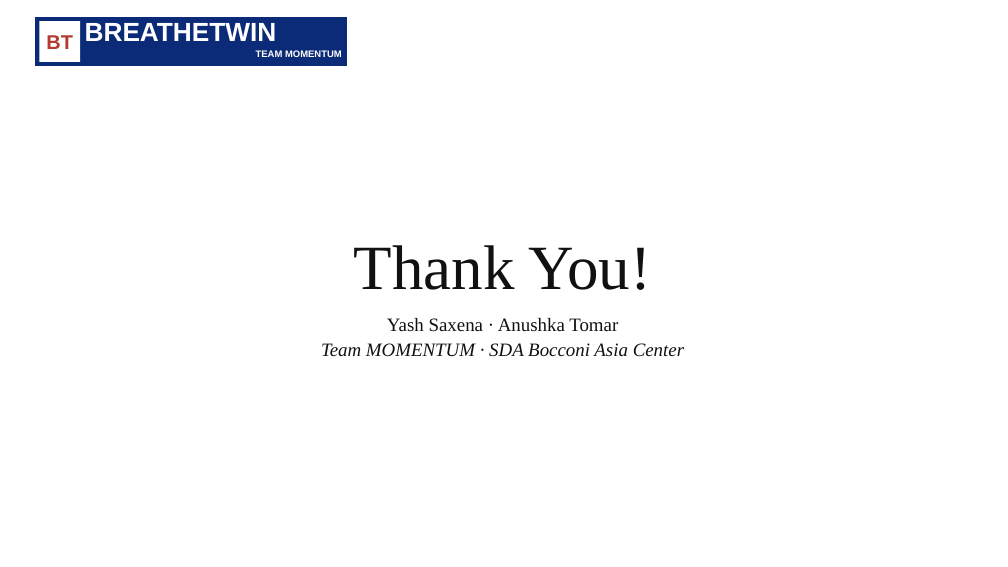
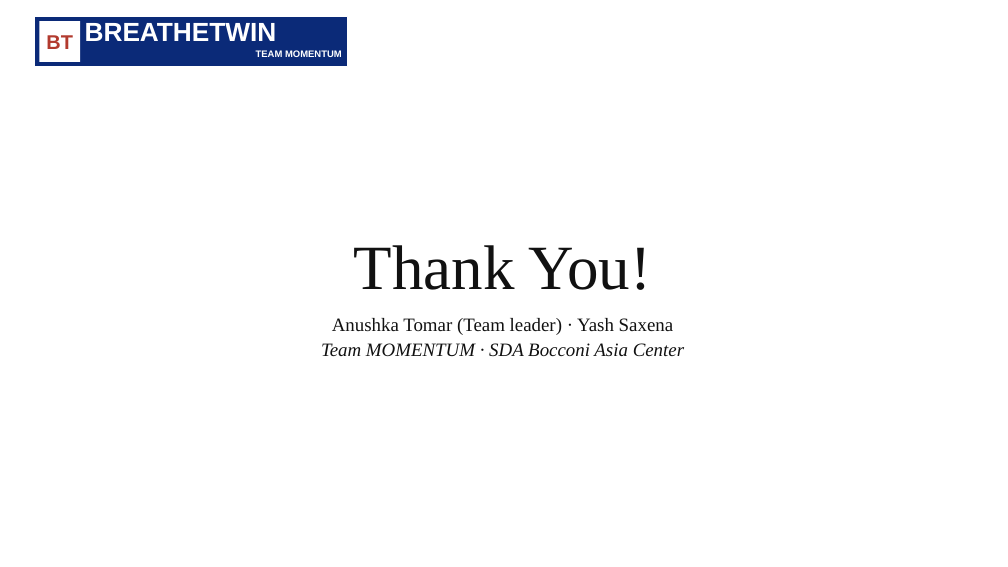
Before and after one commit to yashsaxena1220-lgtm/MOMENTUM_SDA-Bocconi-Asia-Center, a slide deck: slide 14 of docs/BreatheTwin_presentation.pptx. Drawn at 1008x567 pixels with LibreOffice and Linux fonts; fonts in the diff are those of the drawing; background and template pictures are left out. Boxes give left, top, right and bottom in pixels: in the first picture for what was removed or moved away, otherwise in the second. Text is boxed around its words. In the diff, an @@ line names an element or a change of style, - is before the commit and + after.

Commit message:
Team leader Anushka Tomar; both members IMB9 at SDA Bocconi Asia Center

```diff
--- a/docs/BreatheTwin_presentation.pptx
+++ b/docs/BreatheTwin_presentation.pptx
@@ text at (332,318,674,335): text changed @@
-Yash Saxena · Anushka Tomar
+Anushka Tomar (Team leader) · Yash Saxena
```
Also in this commit, not shown: 1 other slide changed, 3 other files.
